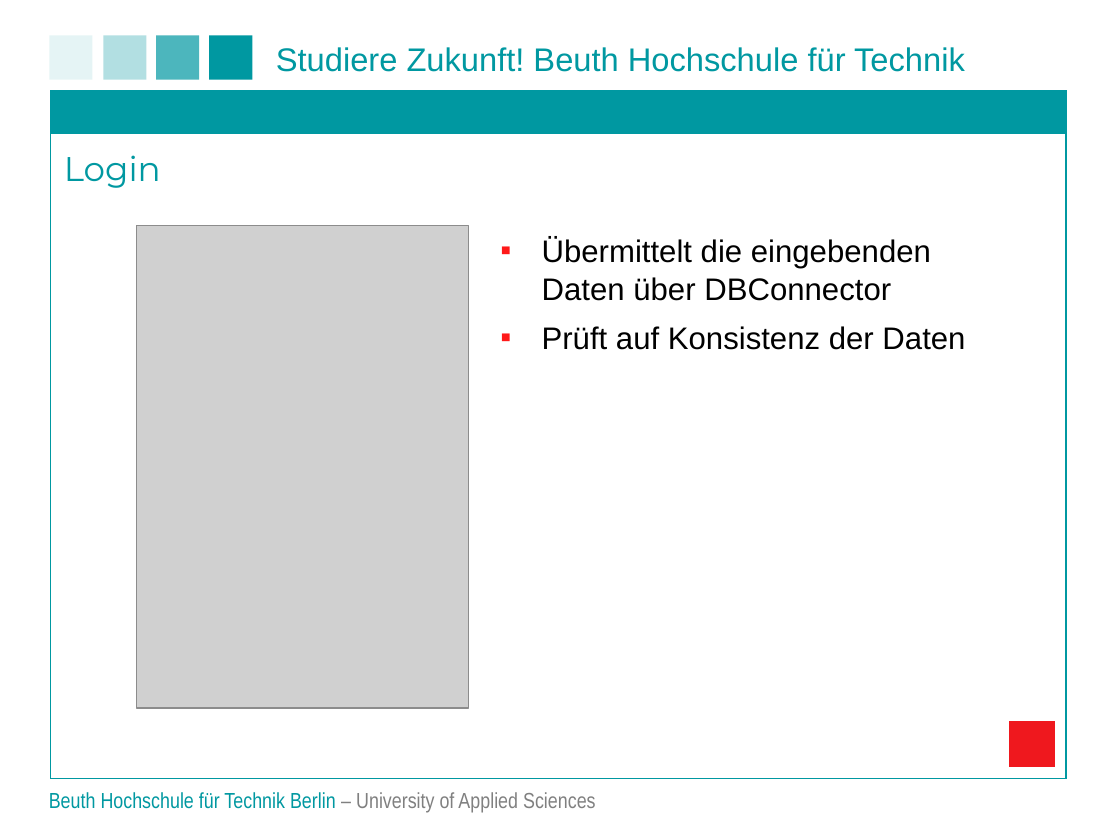
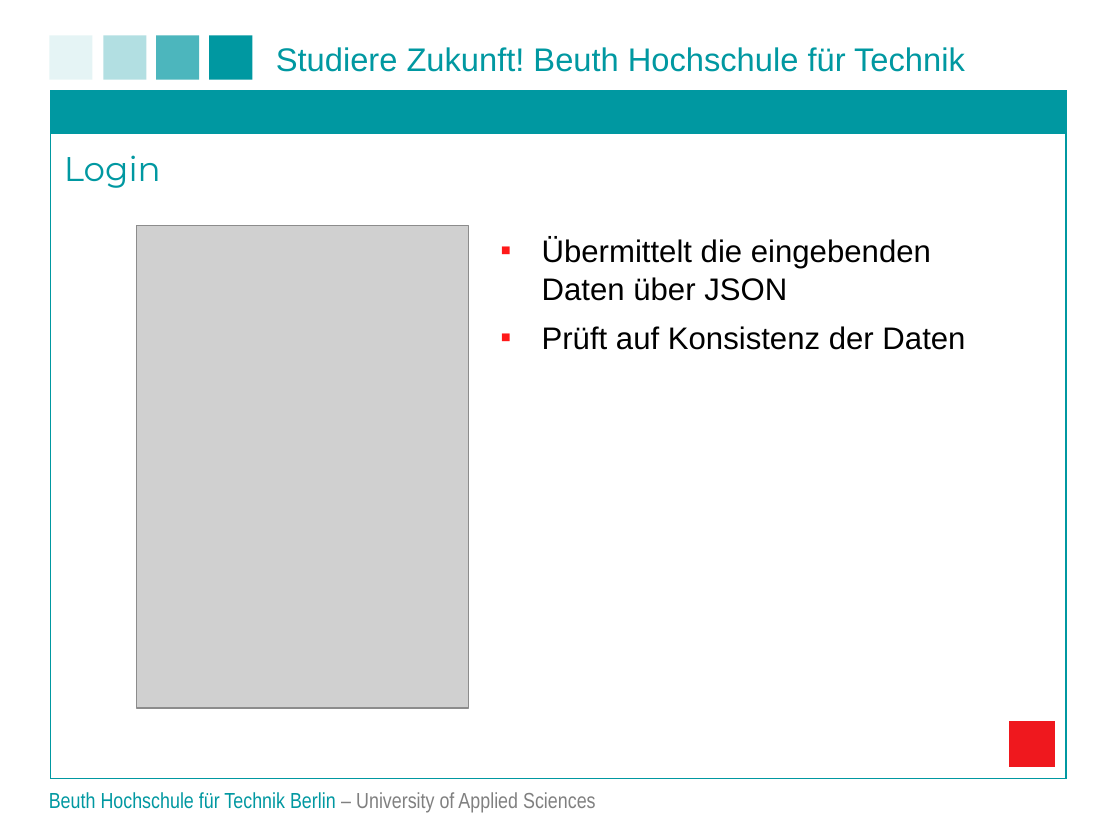
Before and after one commit to matt-han/TuerSpion, a slide deck: slide 9 of Projektpraesentation.ppt. Drawn at 1120x840 pixels with LibreOffice and Linux fonts; fonts in the diff are those of the drawing; grey boxes stand for pictures; background and template pictures are left out. Boxes give left, top, right and bottom in pixels: in the first picture for what was removed or moved away, otherwise in the second. Text is boxed around its words. In the diff, an @@ line names an element or a change of style, - is before the commit and + after.

```diff
--- a/Projektpraesentation.ppt
+++ b/Projektpraesentation.ppt
@@ text at [542,238,931,301]: text changed @@
-▪ Übermittelt die eingebenden Daten über DBConnector
+▪ Übermittelt die eingebenden Daten über JSON
```
Also in this commit, not shown: 8 other slides changed, 1 other file.
